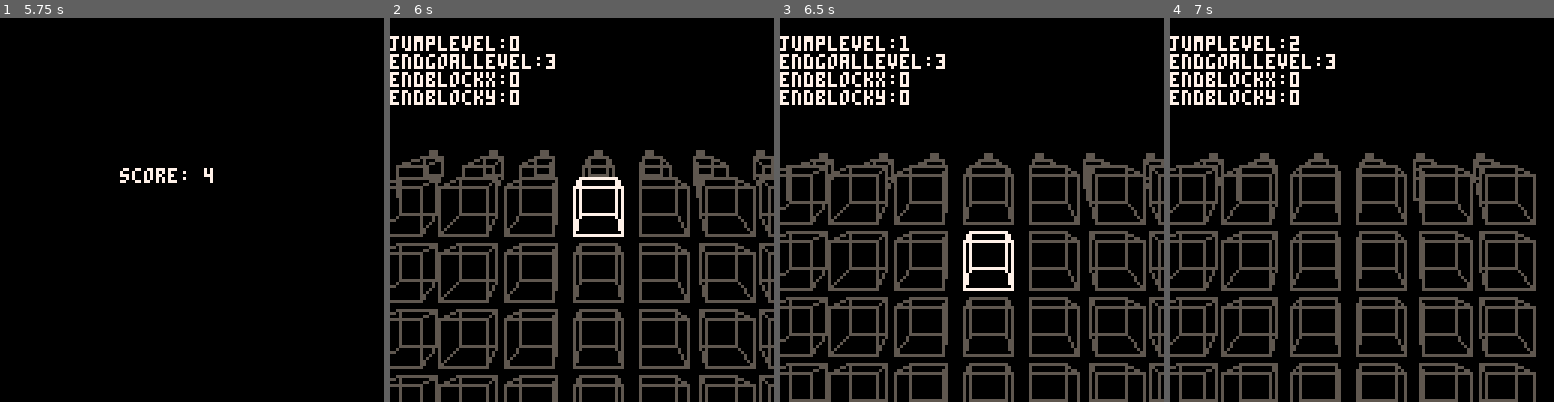
Above: before the commit, frames 1-4 (left to right).
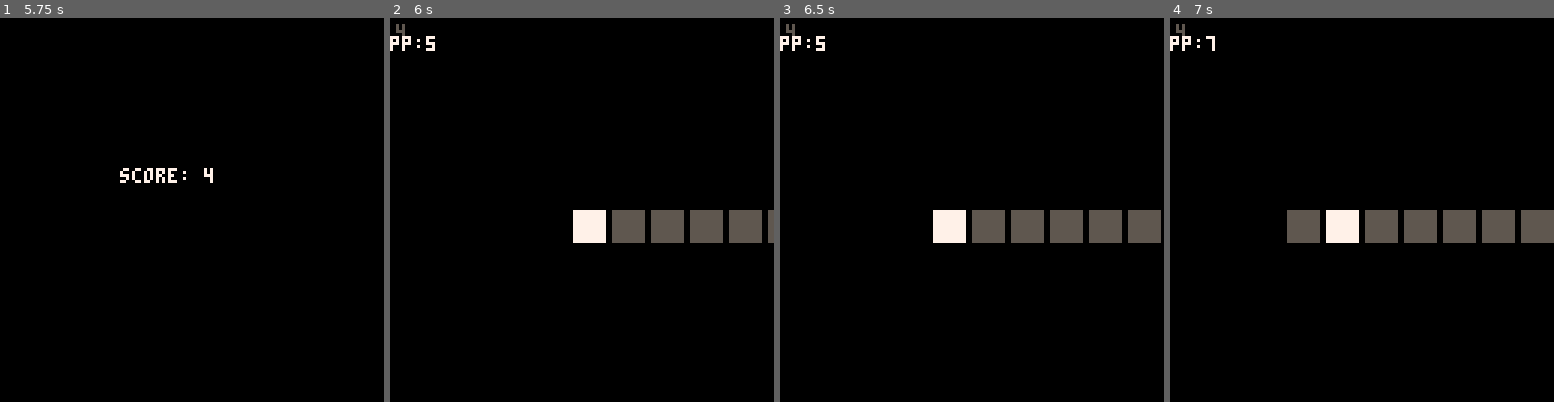
Above: after the commit, the same moments.

Repository: abemassry/dimensional-jump
Game: PICO-8 cartridge dimensional-jump.p8
Two runs of this game, one before a commit and one after it. Both use one fixed random seed, a clock stepped at 60 frames per second and the inputs below.
Inputs:
- Up to frame 1 (5.75 s): tap X (X key) at 0.33, 1.07, 1.85, 2.97, 4.08, 5.2 s; tap O (Z key) at 0.7, 1.7, 2.1, 2.5, 2.9, 3.3, 3.7, 4.1, 4.5, 4.9, 5.3, 5.7 s; hold Right 1.6-2.1 s; hold Up 2.15-2.42 s; hold Right 2.47-3.03 s; hold Left 3.08-3.58 s; hold Down 3.63-3.97 s; hold Right 4.02-4.68 s; hold Up 4.73-5.03 s; hold Left 5.08-5.68 s; hold Down from 5.73 s (still down)
- Up to frame 2 (6 s): keep holding Down
- Up to frame 3 (6.5 s): release Down at 6.03 s; hold Right from 6.08 s (still down); tap O (Z key) at 6.1 s; tap X (X key) at 6.32 s
- Up to frame 4 (7 s): tap O (Z key) at 6.5, 6.9 s; release Right at 6.58 s; hold Right from 6.63 s (still down)

Frame 1 is identical in both runs. In frame 2, 23% of the frame differs, in the area x 0-100%, y 1-100%; in frame 3, 23%; in frame 4, 22%.

Commit message:
game technically plays from beginning to end

Diff:
--- a/dimensional-jump.p8
+++ b/dimensional-jump.p8
@@ -475,6 +475,7 @@
 					end
 				end
 			end
+			if (self.end_timer > 0) rectfill(64 - self.end_timer*2,64 - self.end_timer*2,64 + self.end_timer*2, 64 + self.end_timer*2,11)
 
 		end
 	}
@@ -538,112 +540,121 @@
 		jumplevel = 0,
 		jumptimer = 0,
 		jumptimerset = false,
+		end_timer = 0,
 		endgoallevel = 3, -- change to 24?
 		endblockx = 0, --flr(rnd(6)),
 		endblocky = 0, --flr(rnd(3)),
 
 		update=function(self)
-			-- current = 0
-			if(btn(0)) then
-				self.leftpress = true
-			end
-			if(btn(1)) then
-				self.rightpress = true
-			end
-			if self.xnudge > 3 then
-				self.xnudge = 3
-			end
-			if self.xnudge < -3 then
-				self.xnudge = -3
-			end
-
-			if(btn(2)) then
-				self.uppress = true
-			end
-			if(btn(3)) then
-				self.downpress = true
-			end
-			if(btn(4) and self.jumptimer == 0) then
-				if (self.jumppress == false) self.prevcurrent = self.current
-				self.jumppress = true
-				self.jumptimerset = true
-				self.jumplevel += 1
-			end
-			if(btn(5) and self.jumptimer == 0) then
-				if (self.jumppress == false) self.prevcurrent = self.current
-				self.jumppress = true
-				self.jumptimerset = true
-				self.jumplevel += 1
-			end
-
-			if ((not btn(0)) and (not btn(1)) and (not btn(2)) and (not btn(3)) and (not btn(4)) and (not btn(5)))then
-				if (self.leftpress == true) then
-					self.xnudge+=1
-					self.current-=1
-					self.xcpos+=20
-					self.leftpress = false
-				end
-				if (self.rightpress == true) then
-					self.xnudge-=1
-					self.current+=1
-					self.xcpos-=20
-					self.rightpress = false
-				end
-				if (self.uppress == true) then
-					self.lvl -= 1
-					self.uppress = false
-				end
-				if (self.downpress == true) then
-					self.lvl += 1
-					self.downpress = false
-				end
-				if (self.jumptimerset == true) then
+			function control3d()
+				-- current = 0
+				if(btn(0)) then
+					self.leftpress = true
+				end
+				if(btn(1)) then
+					self.rightpress = true
+				end
+				if self.xnudge > 3 then
+					self.xnudge = 3
+				end
+				if self.xnudge < -3 then
+					self.xnudge = -3
+				end
+
+				if(btn(2)) then
+					self.uppress = true
+				end
+				if(btn(3)) then
+					self.downpress = true
+				end
+				if(btn(4) and self.jumptimer == 0) then
+					if (self.jumppress == false) self.prevcurrent = self.current
+					self.jumppress = true
+					self.jumptimerset = true
+					self.jumplevel += 1
+				end
+				if(btn(5) and self.jumptimer == 0) then
+					if (self.jumppress == false) self.prevcurrent = self.current
+					self.jumppress = true
+					self.jumptimerset = true
+					self.jumplevel += 1
+				end
+
+				if ((not btn(0)) and (not btn(1)) and (not btn(2)) and (not btn(3)) and (not btn(4)) and (not btn(5)))then
+					if (self.leftpress == true) then
+						self.xnudge+=1
+						self.current-=1
+						self.xcpos+=20
+						self.leftpress = false
+					end
+					if (self.rightpress == true) then
+						self.xnudge-=1
+						self.current+=1
+						self.xcpos-=20
+						self.rightpress = false
+					end
+					if (self.uppress == true) then
+						self.lvl -= 1
+						self.uppress = false
+					end
+					if (self.downpress == true) then
+						self.lvl += 1
+						self.downpress = false
+					end
+					if (self.jumptimerset == true) then
+						self.jumptimerset = false
+						self.jumptimer = 0
+					end
+				end
+
+				if self.xcpos > 60 then
+					self.xcpos = 60
+				end
+				if self.xcpos < -60 then
+					self.xcpos = -60
+				end
+				if self.current > 3 then
+					self.current = 3
+				end
+				if self.current < -3 then
+					self.current = -3
+				end
+
+				if self.lvl < 0 then
+					self.lvl = 0
+				end
+
+				if self.lvl > 3 then
+					self.lvl = 3
+				end
+
+				if (self.jumppress == true) then
+					self.current = -10
+					if (self.startanim > 5) then
+						self.jumpanim -= 5.95
+					end
+				end
+
+				if (self.jumpanim < -75) then
+					self.jumpanim = 0
+					self.jumppress = false
+					self.current = self.prevcurrent
+					self.startanim = 0
+					self.blocksize = 8
+				end
+				if (self.jumptimerset == true) self.jumptimer += 1
+				if (self.jumptimer > 120) then
+					self.jumptimer = 0
 					self.jumptimerset = false
-					self.jumptimer = 0
-				end
-			end
-
-			if self.xcpos > 60 then
-				self.xcpos = 60
-			end
-			if self.xcpos < -60 then
-				self.xcpos = -60
-			end
-			if self.current > 3 then
-				self.current = 3
-			end
-			if self.current < -3 then
-				self.current = -3
-			end
-
-			if self.lvl < 0 then
-				self.lvl = 0
-			end
-
-			if self.lvl > 3 then
-				self.lvl = 3
-			end
-
-			if (self.jumppress == true) then
-				self.current = -10
-				if (self.startanim > 5) then
-					self.jumpanim -= 5.95
-				end
-			end
-
-			if (self.jumpanim < -75) then
-				self.jumpanim = 0
-				self.jumppress = false
-				self.current = self.prevcurrent
-				self.startanim = 0
-				self.blocksize = 8
-			end
-			if (self.jumptimerset == true) self.jumptimer += 1
-			if (self.jumptimer > 120) then
-				self.jumptimer = 0
-				self.jumptimerset = false
-			end
-
+				end
+
+			end
+			if self.jumplevel == self.endgoallevel and self.endblockx == ((self.current-3)*-1) and self.endblocky == self.lvl then
+				self.end_timer += 1
+			else
+				control3d()
+			end
+			if (self.end_timer > 60) overlay_state = 4
 
 		end,
 
@@ -763,6 +774,7 @@
 				setup_block(self.xcpos+64-60,64+ydiff,i,depth,0+self.xnudge,self.u,c,self.blocksize)
 			end
 			if (self.jumppress == true) self.startanim += 1
+			if (self.end_timer > 0) rectfill(64 - self.end_timer*2,64 - self.end_timer*2,64 + self.end_timer*2, 64 + self.end_timer*2,11)
 		end
 	}
 end
@@ -812,7 +824,7 @@
 	transition_timer = 0
 
 	-- TODO: debug
-	level = 2
+	-- level = 2
 	-- TODO: debug
 	if level == 0 then
 		if (reset_stage) then
